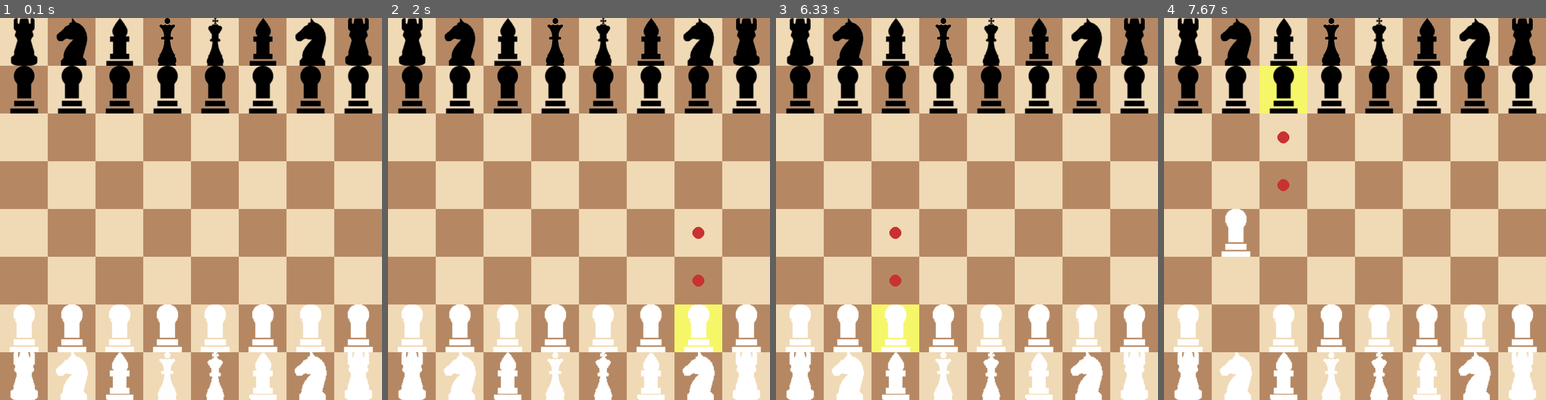
Above: before the commit, frames 1-4 (left to right).
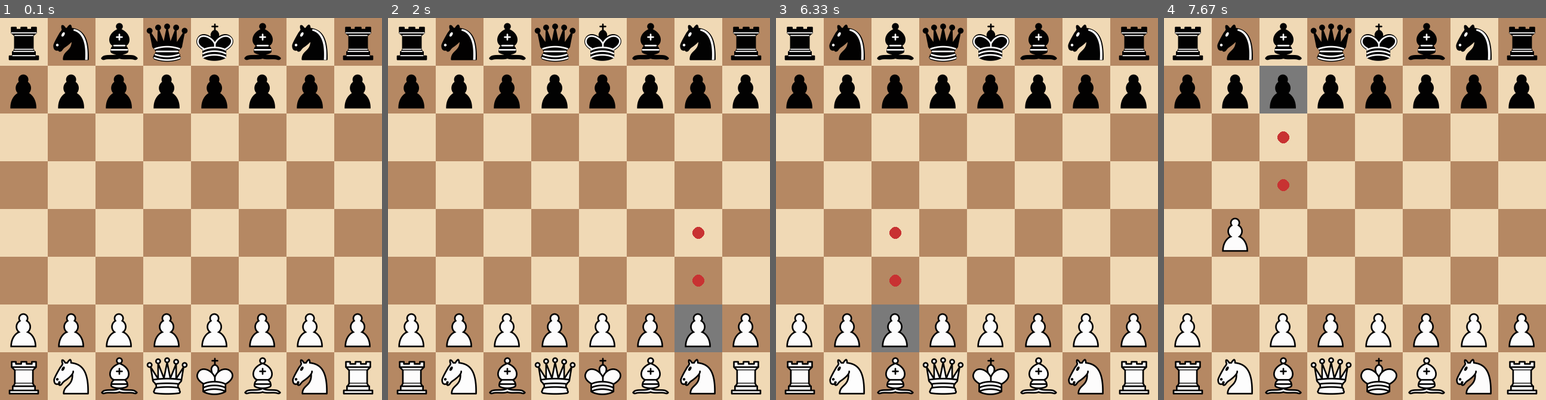
Above: after the commit, the same moments.

Repository: Er1argh/pygame_chess
Game: pygame game, started from main.py
The game is run twice, just before and just after one commit, with the same random seed, the same clock (stepped at 60 frames per second) and the same inputs.
Inputs (mouse positions are in pixels of both pictures, inside the frame that each line leads up to):
- Up to frame 1 (0.1 s): no input
- Up to frame 2 (2 s): click (579, 209) at 0.38 s; click (720, 342) at 1.72 s
- Up to frame 3 (6.33 s): click (974, 79) at 2.05 s; click (947, 308) at 2.38 s; click (1112, 354) at 2.72 s; click (913, 128) at 3.05 s; click (1100, 308) at 3.38 s; click (1085, 201) at 3.72 s; click (909, 319) at 6.05 s
- Up to frame 4 (7.67 s): click (1240, 350) at 6.38 s; click (1236, 231) at 6.72 s; click (1263, 109) at 7.55 s

The runs differ from the first frame. In frame 1, 15% of the frame differs, in the area x 2-98%, y 0-100%; in frame 2, 16%; in frame 3, 16%; in frame 4, 16%.

Commit message:
New sprites for pieces

Diff:
--- a/src/config.py
+++ b/src/config.py
@@ -24,7 +24,7 @@
 # Цвета (RGB)
 LIGHT = (240, 217, 181)  # светлая клетка
 DARK = (181, 136, 99)  # тёмная клетка
-HIGHLIGHT = (246, 246, 105)  # подсветка для выбранной клетки
+HIGHLIGHT = (122, 122, 122)  # подсветка для выбранной клетки
 MOVE_MARK = (200, 50, 50)  # цвет маркера возможного хода
 BLACK_TEXT = (20, 20, 20)  # цвет текста/глифов
 
Binary file added: assets/_sprites/bB.png
Binary file added: assets/_sprites/bK.png
Binary file added: assets/_sprites/bN.png
Binary file added: assets/_sprites/bP.png
Binary file added: assets/_sprites/bQ.png
Binary file added: assets/_sprites/bR.png
Binary file added: assets/_sprites/wB.png
Binary file added: assets/_sprites/wK.png
Binary file added: assets/_sprites/wN.png
Binary file added: assets/_sprites/wP.png
Binary file added: assets/_sprites/wQ.png
Binary file added: assets/_sprites/wR.png
(and 12 more such lines)
